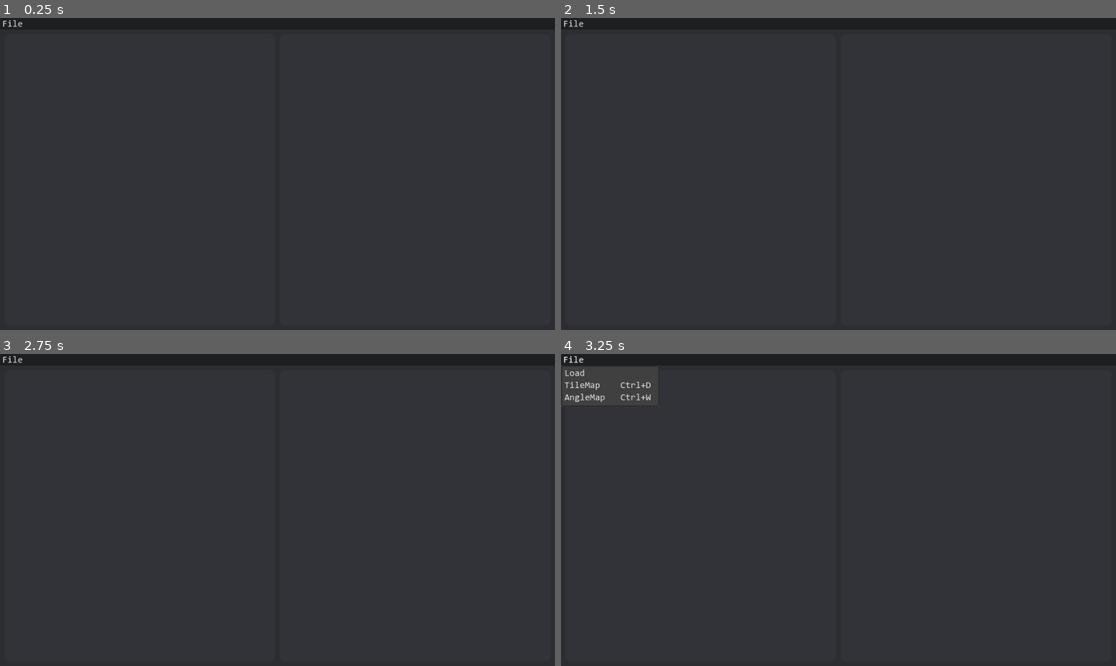
Above: before the commit, frames 1-4 (two rows, left to right).
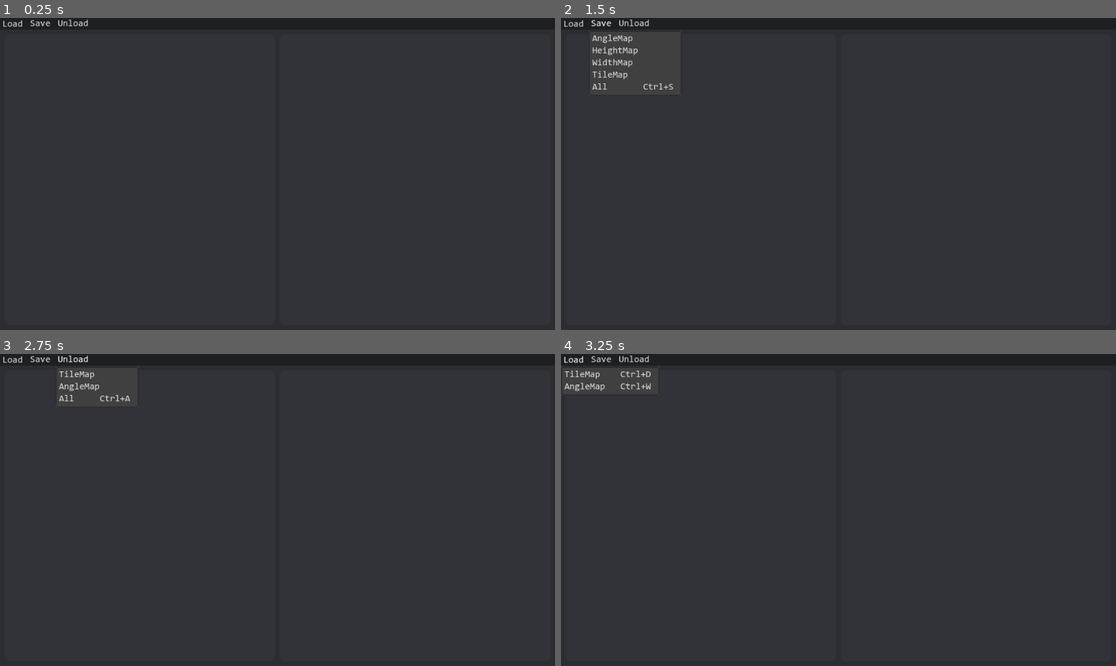
Above: after the commit, the same moments.

Repository: MichaelGallinago/OrbinautEditor
Game: Godot game, scene res://CollisionEditorMainWindow.tscn
Same seed, same stepped clock (60 frames per second), same inputs: the game is played once before the commit and once after it.
Inputs (mouse positions are in pixels of both pictures, inside the frame that each line leads up to):
- Up to frame 1 (0.25 s): no input
- Up to frame 2 (1.5 s): click "File" (after the commit: "Load") at 0.5 s; click (599, 24) at 1.25 s, where only the run after the commit has a clickable "Save"
- Up to frame 3 (2.75 s): click (72, 360) at 2 s, where only the run after the commit has a clickable "Unload"
- Up to frame 4 (3.25 s): click "File" (after the commit: "Load") at 2.75 s

The runs differ from the first frame. In frame 1, 0.1% of the frame differs, in the area x 0-16%, y 0-3%; in frame 2, 0.6%, in the area x 0-22%, y 0-23%; in frame 3, 0.4%; in frame 4, 0.6%.

Commit message:
Updated Menu

Diff:
--- a/CollisionEditorMainWindow.tscn
+++ b/CollisionEditorMainWindow.tscn
@@ -56,19 +56,44 @@
 
 [node name="MenuButton" type="MenuButton" parent="VBoxContainer2/HBoxContainer/TextureRect2/HBoxContainer"]
 layout_mode = 2
-size_flags_horizontal = 2
+size_flags_horizontal = 0
 theme_override_styles/normal = ExtResource("3_0rk4l")
 theme_override_styles/pressed = ExtResource("3_0rk4l")
 theme_override_styles/hover = ExtResource("3_0rk4l")
 theme_override_styles/disabled = ExtResource("3_0rk4l")
 theme_override_styles/focus = ExtResource("3_0rk4l")
-text = "File"
+text = "Load"
+item_count = 2
+popup/item_0/text = "TileMap    Ctrl+D"
+popup/item_0/id = 1
+popup/item_1/text = "AngleMap   Ctrl+W"
+popup/item_1/id = 2
+
+[node name="MenuButton2" type="MenuButton" parent="VBoxContainer2/HBoxContainer/TextureRect2/HBoxContainer"]
+layout_mode = 2
+size_flags_horizontal = 0
+text = "Save"
+item_count = 5
+popup/item_0/text = "AngleMap"
+popup/item_0/id = 0
+popup/item_1/text = "HeightMap"
+popup/item_1/id = 1
+popup/item_2/text = "WidthMap"
+popup/item_2/id = 2
+popup/item_3/text = "TileMap"
+popup/item_3/id = 3
+popup/item_4/text = "All       Ctrl+S"
+popup/item_4/id = 4
+
+[node name="MenuButton3" type="MenuButton" parent="VBoxContainer2/HBoxContainer/TextureRect2/HBoxContainer"]
+layout_mode = 2
+text = "Unload"
 item_count = 3
-popup/item_0/text = "Load"
+popup/item_0/text = "TileMap"
 popup/item_0/id = 0
-popup/item_1/text = "TileMap    Ctrl+D"
+popup/item_1/text = "AngleMap"
 popup/item_1/id = 1
-popup/item_2/text = "AngleMap   Ctrl+W"
+popup/item_2/text = "All     Ctrl+A"
 popup/item_2/id = 2
 
 [node name="HBoxContainer2" type="HBoxContainer" parent="VBoxContainer2"]
Not shown: 1 places in CollisionEditorMainWindow.tscn that only renumber resources
